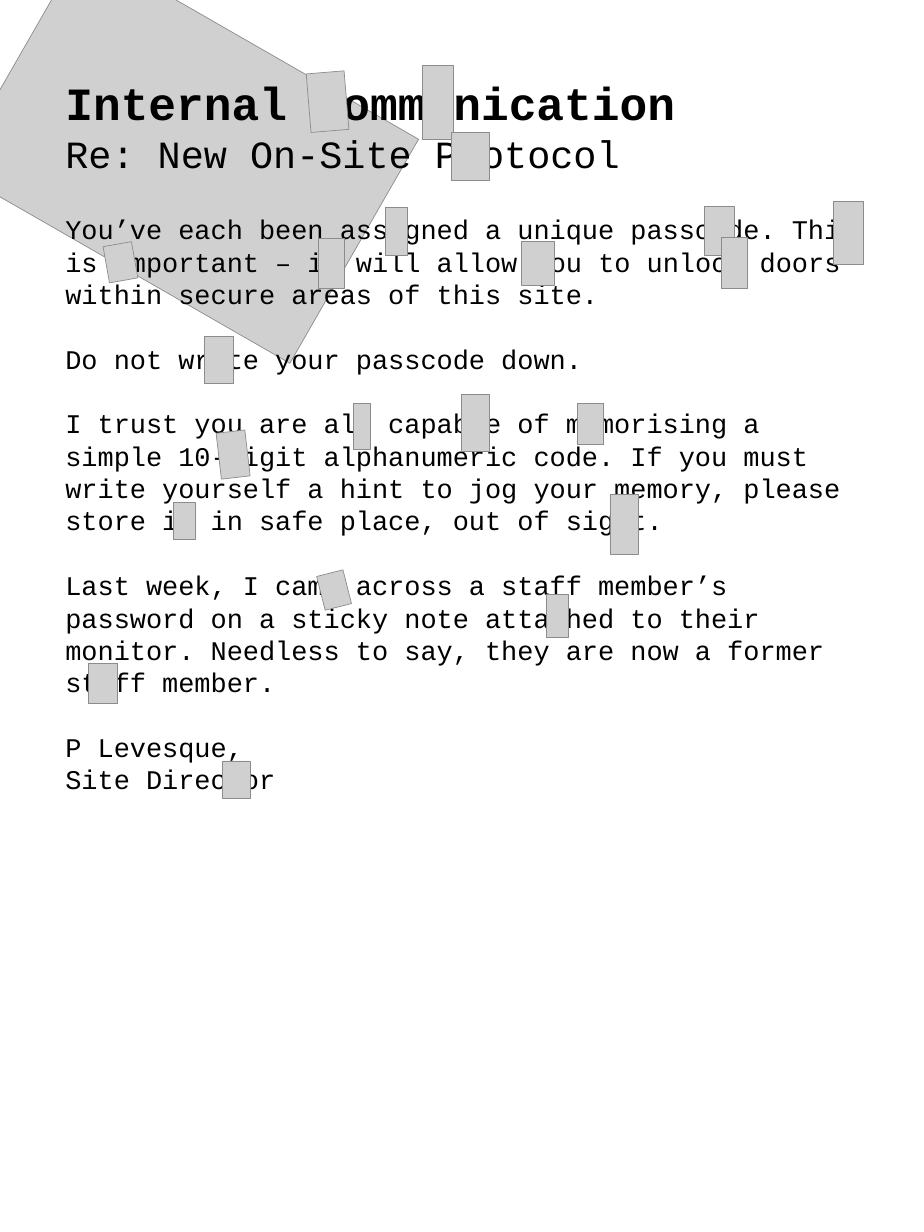
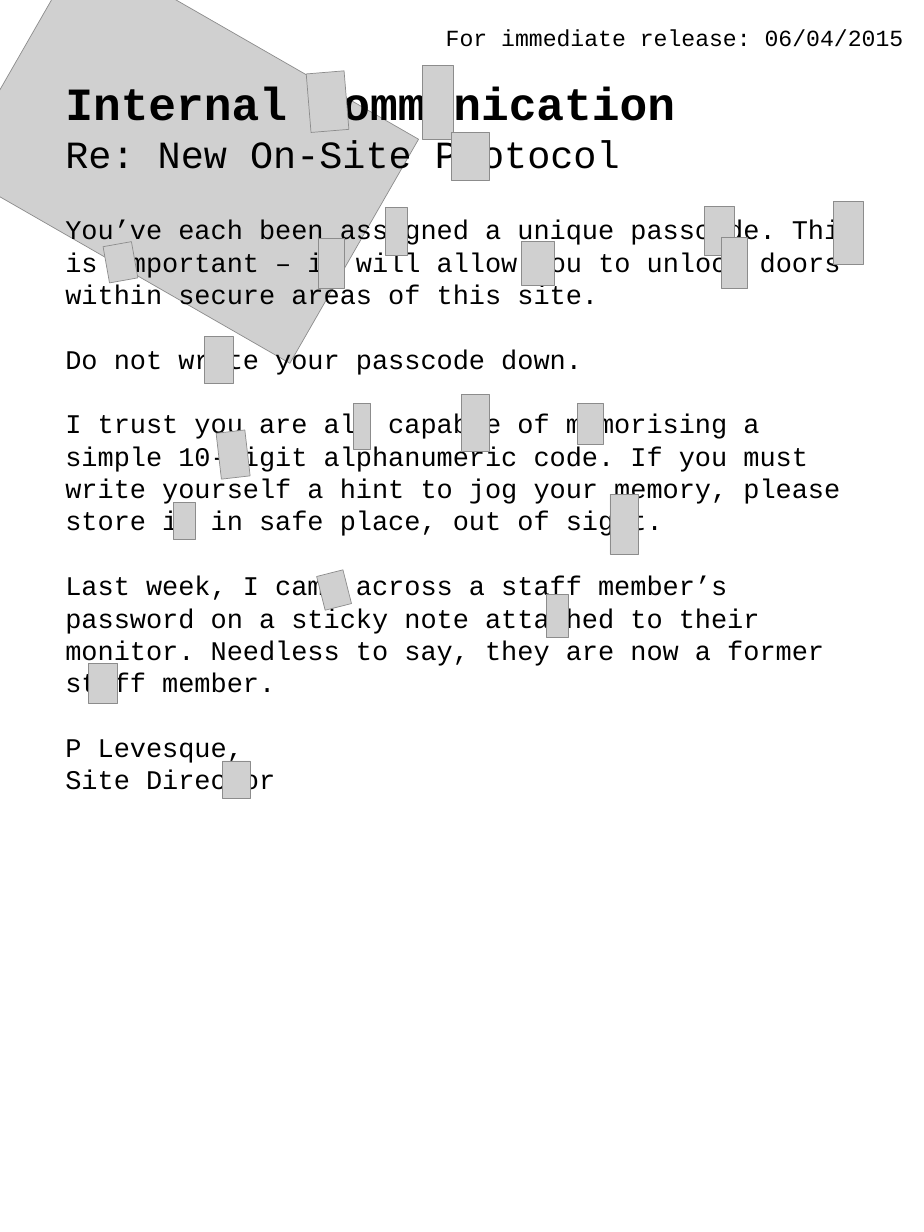
Before and after one commit to DPerrySvendsen/escape, a slide deck: slide 1 of Clues.pptx. Drawn at 924x1232 pixels with LibreOffice and Linux fonts; fonts in the diff are those of the drawing; grey boxes stand for pictures; background and template pictures are left out. Boxes give left, top, right and bottom in pixels: in the first picture for what was removed or moved away, otherwise in the second. Text is boxed around its words. In the diff, an @@ line names an element or a change of style, - is before the commit and + after.

```diff
--- a/Clues.pptx
+++ b/Clues.pptx
@@ text added at (446,30,904,47), 24 pt, text #000000 @@
+For immediate release: 06/04/2015
```
Also in this commit, not shown: 4 other files.
